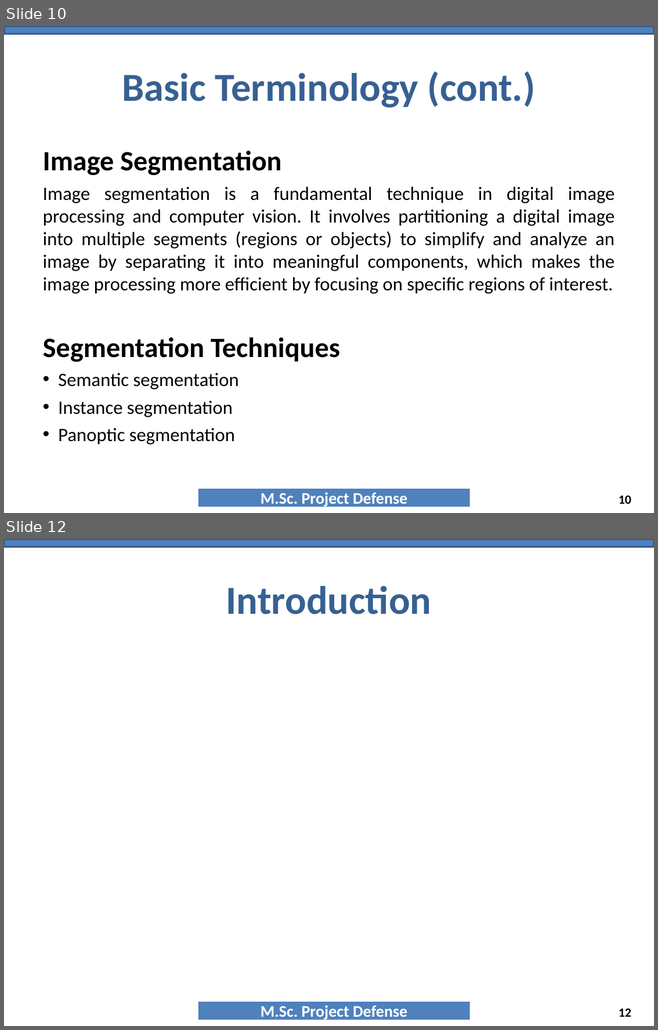
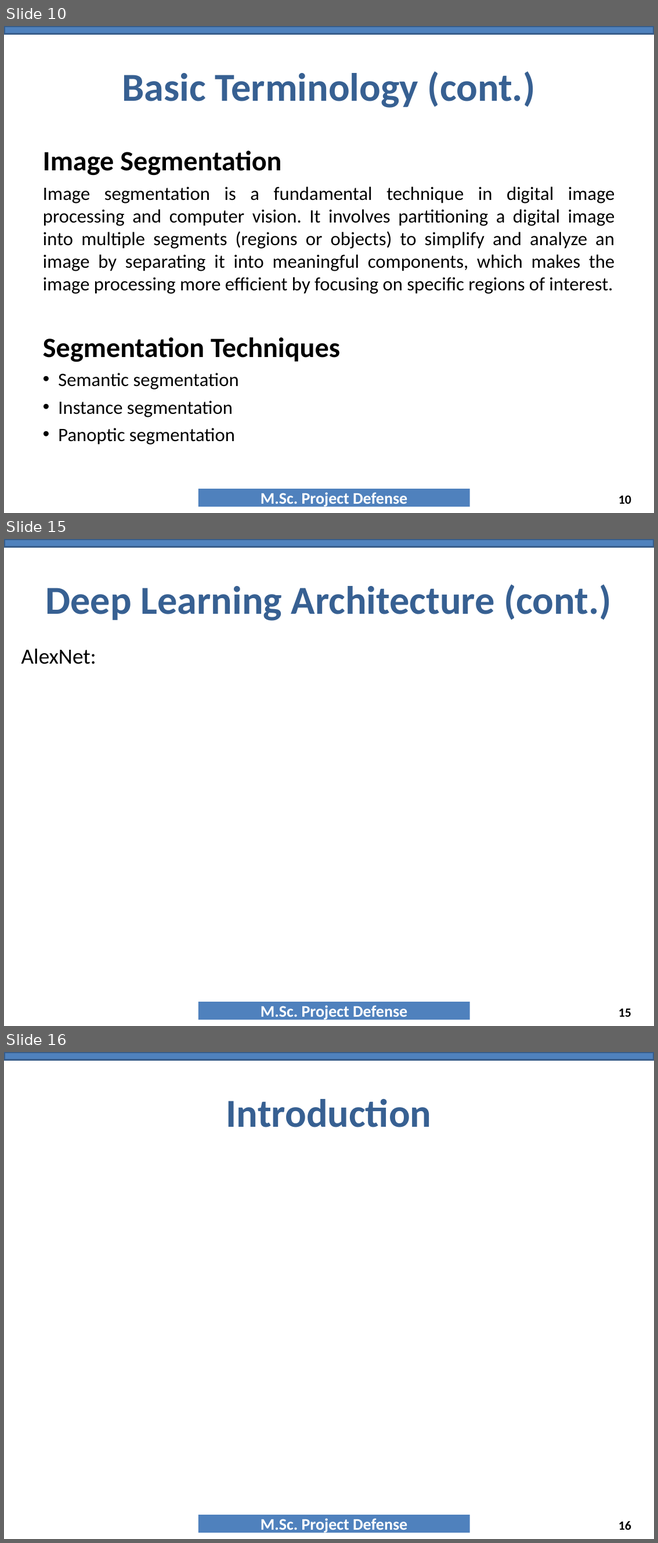
Before and after one commit to NAYANCSE27/msc-project, a slide deck: 9_PresentationTemplate_MscProject_CSE-057443.ppt. Shown one above the other, each under a label of ours: slides 10 and 12 before the commit, slides 10, 15 and 16 after it; the slides between them are not shown. The pictures are 658x1030 and 658x1543 pixels, drawn with LibreOffice and Linux fonts; fonts in the diff are those of the drawing; background and template pictures are left out. Boxes give left, top, right and bottom in pixels: in the first picture for what was removed or moved away, otherwise in the second. Text is boxed around its words. In the diff, an @@ line names an element or a change of style, - is before the commit and + after.

```diff
--- a/9_PresentationTemplate_MscProject_CSE-057443.ppt
+++ b/9_PresentationTemplate_MscProject_CSE-057443.ppt
@@ slide 15 added at (4, 539, 654, 1026), background #FFFFFF; not listed: 2 template elements that a slide beside it also shows @@
@@ title added at (45, 584, 611, 621), 44 pt, text #376092, bold @@
+Deep Learning Architecture (cont.)
@@ text added at (21, 649, 96, 664), 24 pt, text #000000 @@
+AlexNet:
@@ page number added at (618, 1009, 631, 1017), 14 pt, text #000000, bold @@
+15
@@ what was slide 12 is now slide 16 @@
@@ page number at (618, 1521, 631, 1530): text changed @@
-12
+16
```
Also in this commit, not shown: 4 other slides added, 2 slides removed.
